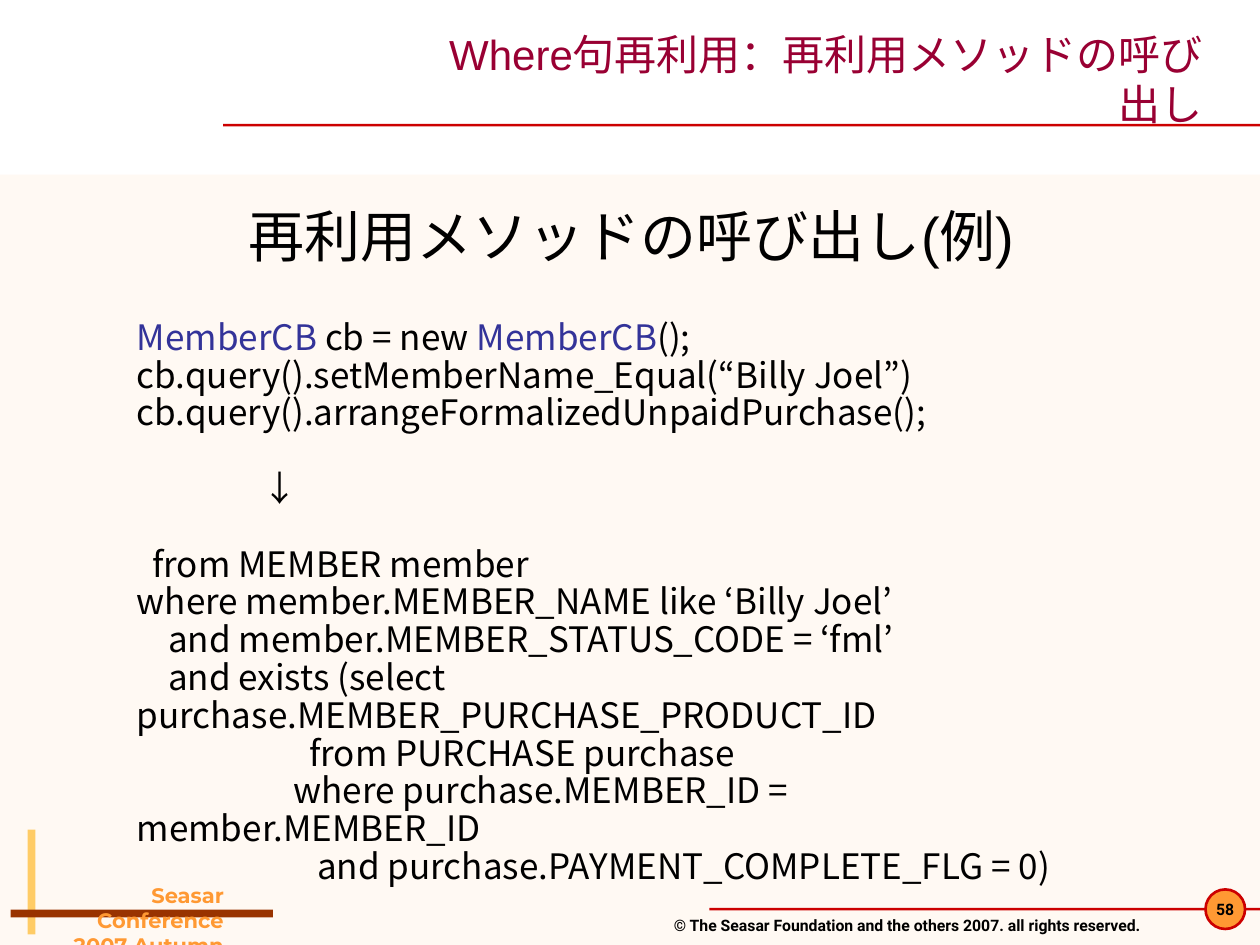
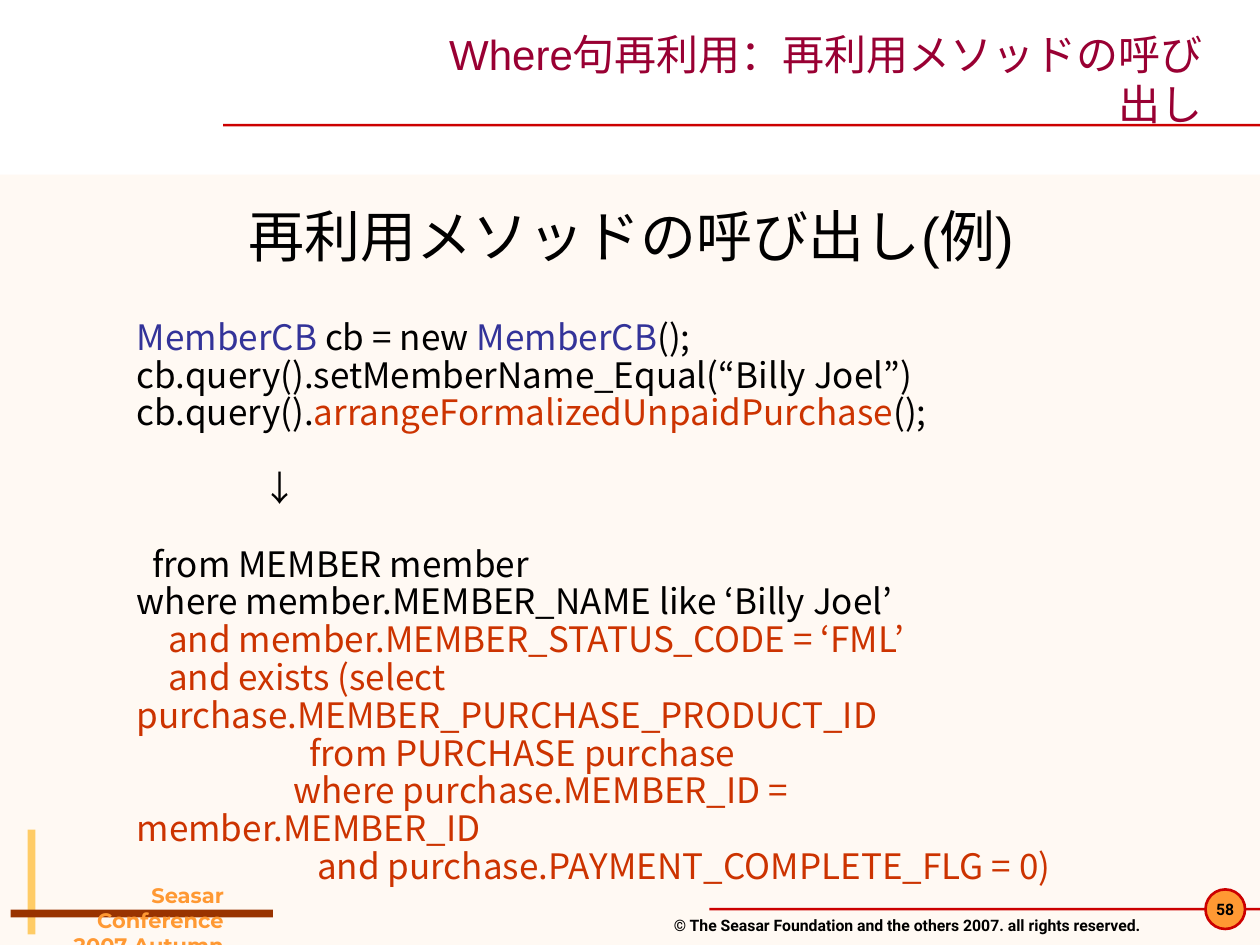
Before and after one commit to seasarorg/dbflute, a slide deck: slide 58 of dbflute/etc/doc/pres/sc2007a_2-DBFlute.ppt. Drawn at 1260x945 pixels with LibreOffice and Linux fonts; fonts in the diff are those of the drawing; background and template pictures are left out. Boxes give left, top, right and bottom in pixels: in the first picture for what was removed or moved away, otherwise in the second. Text is boxed around its words. In the diff, an @@ line names an element or a change of style, - is before the commit and + after.

```diff
--- a/dbflute/etc/doc/pres/sc2007a_2-DBFlute.ppt
+++ b/dbflute/etc/doc/pres/sc2007a_2-DBFlute.ppt
@@ text at bbox=[137, 390, 1050, 887]: text colour #000000 to #CC3300 in "cb.query().arrangeFormalizedUnpaidPurchase();", "and exists (select purchase.MEMBER_PURCHASE_PRODUCT_ID", "from PURCHASE purchase", "where purchase.MEMBER_ID = member.MEMBER_ID" and 1 more places @@
@@ text at bbox=[168, 617, 904, 662]: text changed; text colour #000000 to #CC3300 @@
-and member.MEMBER_STATUS_CODE = ‘fml’
+and member.MEMBER_STATUS_CODE = ‘FML’
```
Also in this commit, not shown: 17 other slides changed, 4 other files.
